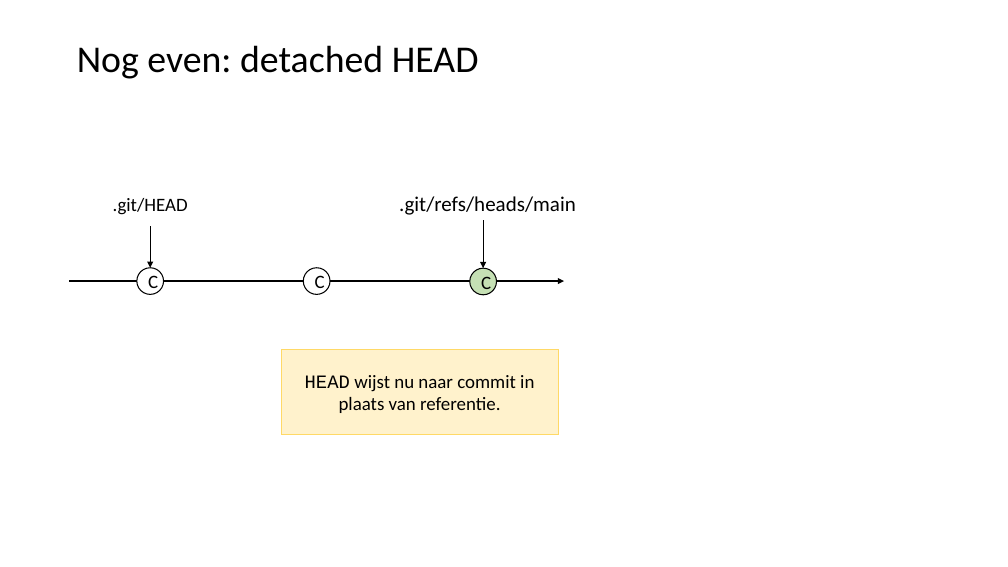
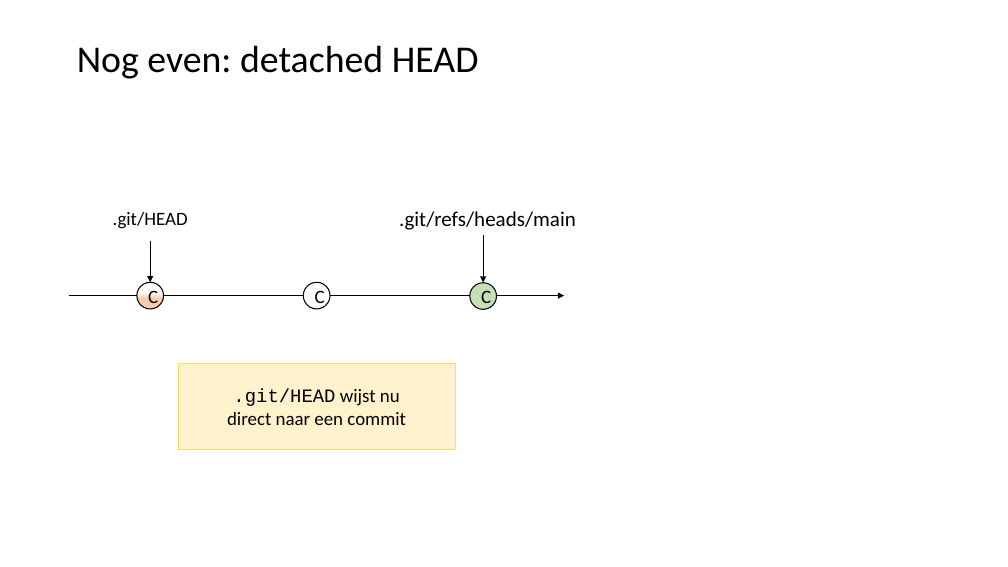
Before and after one commit to LFKoning/knowledge-sharing, a slide deck: slide 42 of git_course/1_basics/git_basic.pptx (slide 38 before the commit). Drawn at 1008x567 pixels with LibreOffice and Linux fonts; fonts in the diff are those of the drawing. Boxes give left, top, right and bottom in pixels: in the first picture for what was removed or moved away, otherwise in the second. Text is boxed around its words. In the diff, an @@ line names an element or a change of style, - is before the commit and + after.

```diff
--- a/git_course/1_basics/git_basic.pptx
+++ b/git_course/1_basics/git_basic.pptx
@@ 3 ellipses, 3 arrows, 1 rectangle, 1 text: place and size @@
-3 ellipses, 3 arrows, 1 rectangle, 1 text at (70, 181, 576, 295)
+3 ellipses, 3 arrows, 1 rectangle, 1 text at (70, 196, 576, 309)
@@ ellipse "C" at (137, 282, 163, 309): fill #FFFFFF to gradient #FFFFFF to #F8CBAD @@
@@ rectangle ".git/HEAD wijst nu": place and size @@
-rectangle ".git/HEAD wijst nu" at (281, 349, 559, 435)
+rectangle ".git/HEAD wijst nu" at (178, 364, 456, 449)
@@ text in rectangle at (227, 389, 406, 425): text changed @@
-HEAD wijst nu naar commit in plaats van referentie.
+.git/HEAD wijst nu
+direct naar een commit
```
Also in this commit, not shown: 40 other slides changed, 10 slides added, 2 other files.
